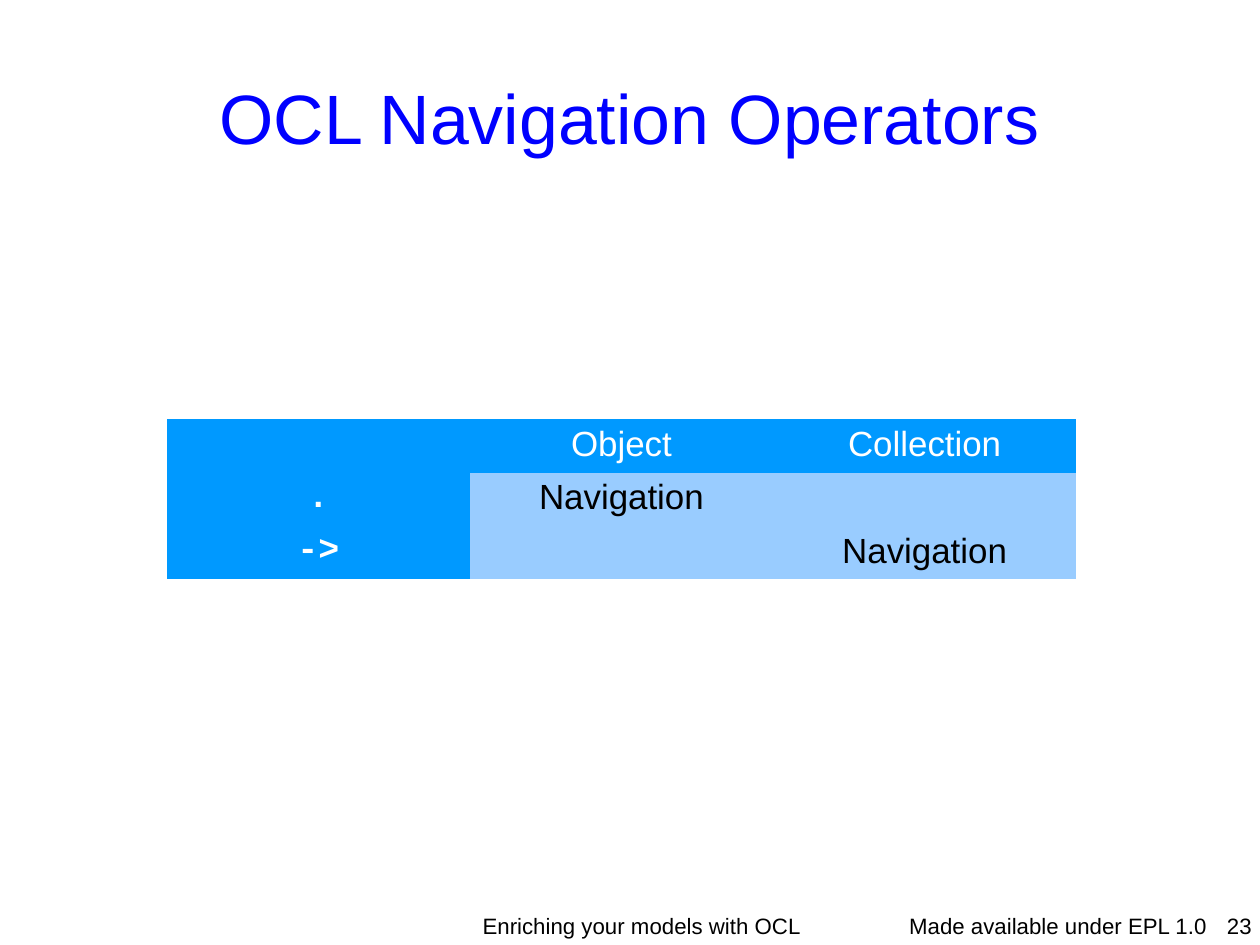
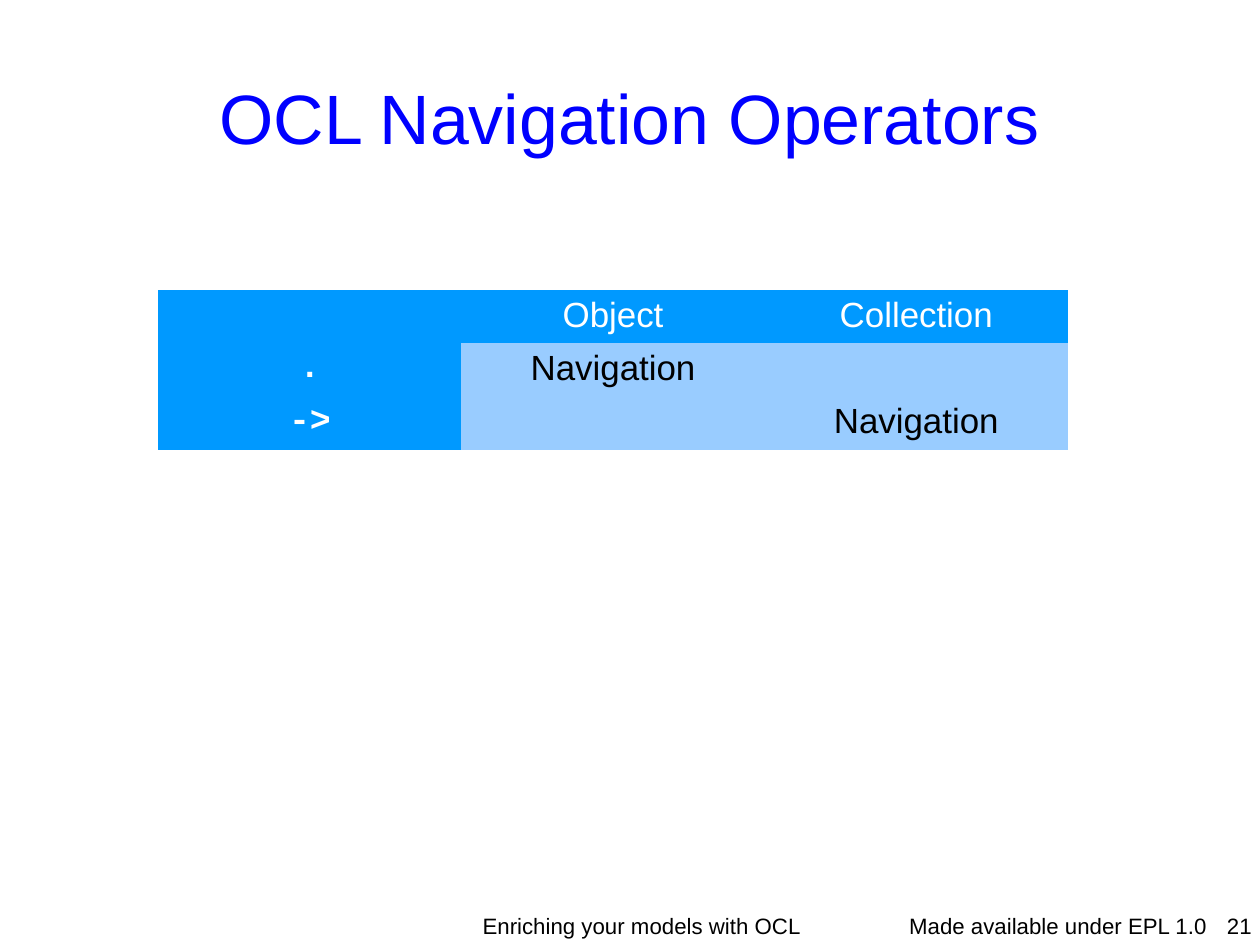
Before and after one commit to eclipse-ocl/ocl-website, a slide deck: slide 21 of ocl/docs/publications/ESE2010LongTalk/EnrichingWithOCL.odp (slide 23 before the commit). Drawn at 1260x945 pixels with LibreOffice and Linux fonts; fonts in the diff are those of the drawing; background and template pictures are left out. Boxes give left, top, right and bottom in pixels: in the first picture for what was removed or moved away, otherwise in the second. Text is boxed around its words. In the diff, an @@ line names an element or a change of style, - is before the commit and + after.

```diff
--- a/ocl/docs/publications/ESE2010LongTalk/EnrichingWithOCL.odp
+++ b/ocl/docs/publications/ESE2010LongTalk/EnrichingWithOCL.odp
@@ table: place and size @@
-table at bbox=[167, 420, 1076, 574]
+table at bbox=[159, 290, 1068, 444]
@@ page number at bbox=[1227, 918, 1252, 934]: text changed @@
-23
+21
```
Also in this commit, not shown: 17 other slides changed, 3 slides added.
